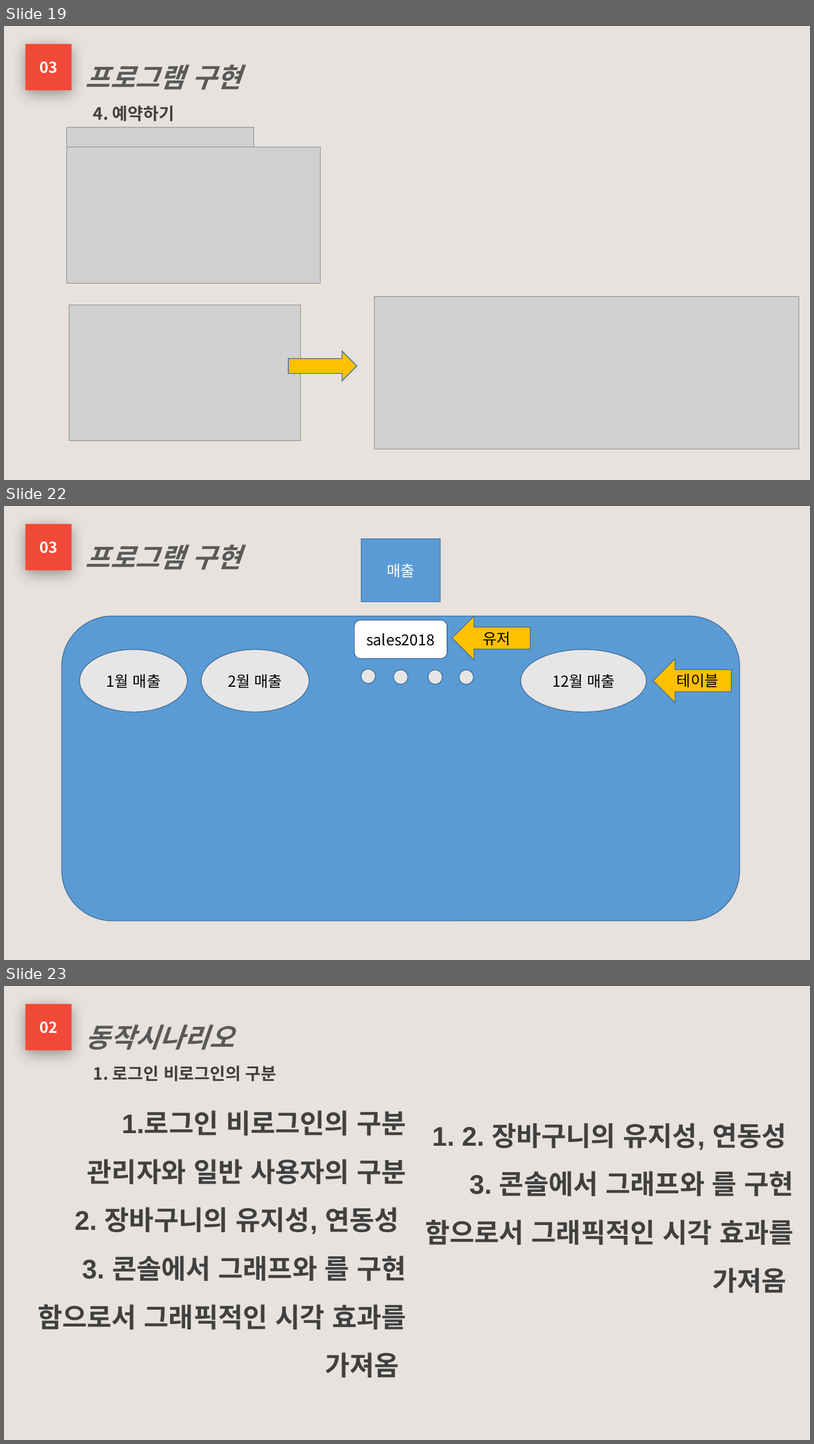
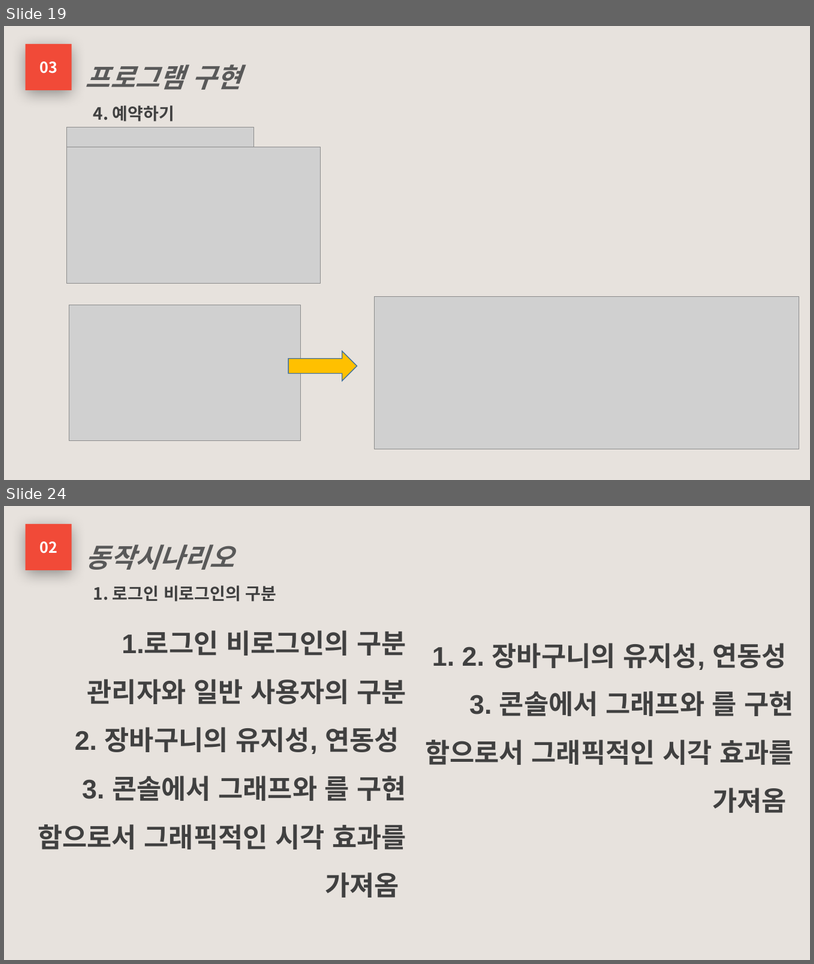
Before and after one commit to phoresis92/restaurant, a slide deck: 프로젝트 기획서/프로젝트 계획서.pptx. Shown one above the other, each under a label of ours: slides 19, 22 and 23 before the commit, slides 19 and 24 after it; the slides between them are not shown. The pictures are 814x1444 and 814x964 pixels, drawn with LibreOffice and Linux fonts; fonts in the diff are those of the drawing; grey boxes stand for pictures. Boxes give left, top, right and bottom in pixels: in the first picture for what was removed or moved away, otherwise in the second. Text is boxed around its words. In the diff, an @@ line names an element or a change of style, - is before the commit and + after.

```diff
--- a/프로젝트 기획서/프로젝트 계획서.pptx
+++ b/프로젝트 기획서/프로젝트 계획서.pptx
@@ slide 22 removed at (x1=4, y1=506, x2=810, y2=960), background #E7E2DD @@
@@ rectangle removed at (x1=25, y1=524, x2=71, y2=570) @@
-03
@@ rectangle removed at (x1=362, y1=538, x2=441, y2=601) @@
-매출
@@ text removed at (x1=86, y1=544, x2=241, y2=570) @@
-프로그램 구현
@@ rounded rectangle removed at (x1=62, y1=616, x2=740, y2=921) @@
@@ rounded rectangle removed at (x1=354, y1=620, x2=447, y2=658) @@
-sales2018
@@ left arrow removed at (x1=452, y1=616, x2=531, y2=660) @@
-유저
@@ ellipse removed at (x1=80, y1=649, x2=188, y2=712) @@
-1월 매출
@@ ellipse removed at (x1=201, y1=649, x2=309, y2=712) @@
-2월 매출
@@ ellipse removed at (x1=521, y1=649, x2=647, y2=712) @@
-12월 매출
@@ left arrow removed at (x1=654, y1=658, x2=732, y2=703) @@
-테이블
@@ ellipse removed at (x1=362, y1=669, x2=376, y2=683) @@
@@ ellipse removed at (x1=393, y1=670, x2=408, y2=684) @@
@@ ellipse removed at (x1=428, y1=670, x2=443, y2=684) @@
@@ ellipse removed at (x1=459, y1=670, x2=474, y2=684) @@
@@ what was slide 23 is now slide 24 @@
```
Also in this commit, not shown: 2 slides changed, 5 slides added, 2 other slides removed, 30 other files.
